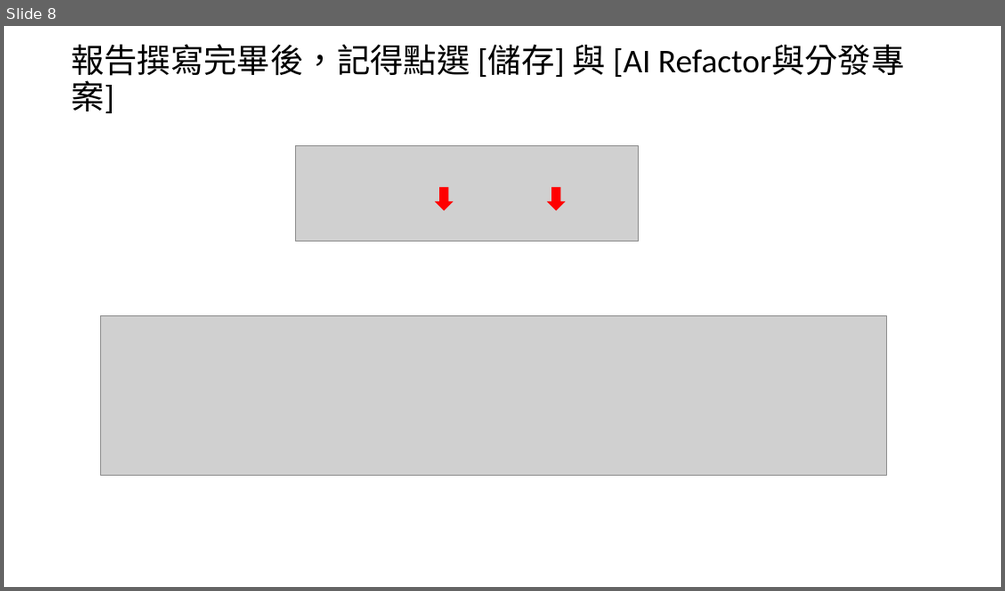
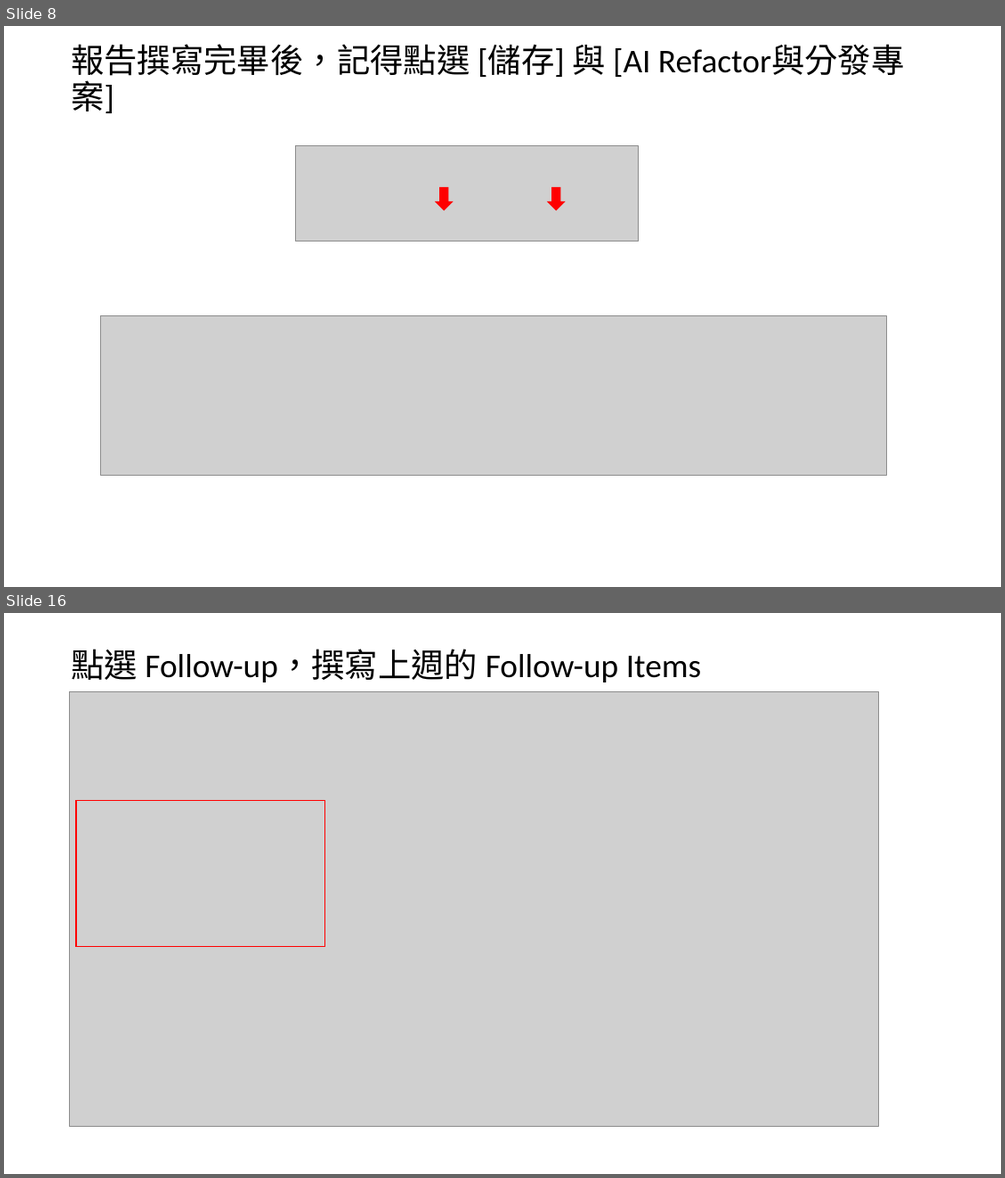
Before and after one commit to fabian415/syncboard, a slide deck: SyncBoard 使用說明文件.pptx. Shown one above the other, each under a label of ours: slide 8 before the commit, slides 8 and 16 after it; the slides between them are not shown. The pictures are 1005x591 and 1005x1178 pixels, drawn with LibreOffice and Linux fonts; fonts in the diff are those of the drawing; grey boxes stand for pictures. Boxes give left, top, right and bottom in pixels: in the first picture for what was removed or moved away, otherwise in the second. Text is boxed around its words. In the diff, an @@ line names an element or a change of style, - is before the commit and + after.

```diff
--- a/SyncBoard 使用說明文件.pptx
+++ b/SyncBoard 使用說明文件.pptx
@@ slide 16 added at (4, 613, 1001, 1174), background #FFFFFF @@
@@ text added at (71, 649, 701, 682), 32 pt, text #000000 @@
+點選 Follow-up，撰寫上週的 Follow-up Items
@@ picture added at (70, 691, 879, 1126) @@
@@ rectangle added at (76, 800, 324, 947), outline #FF0000 1 pt @@
```
Also in this commit, not shown: 6 slides changed, 15 other slides added, 1 slide removed, 2 other files.
